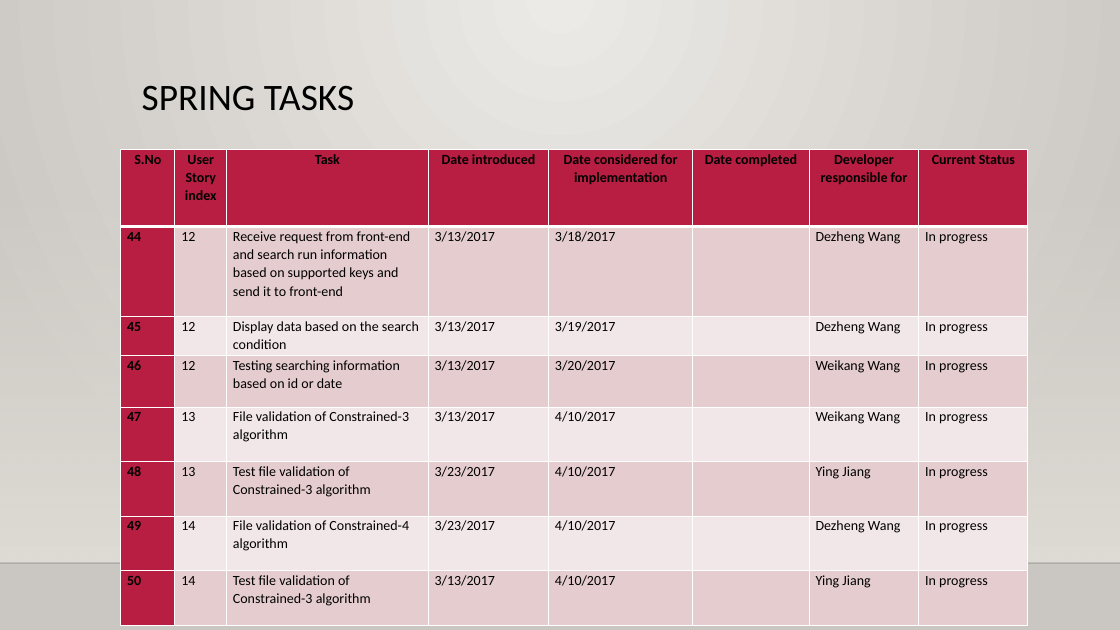
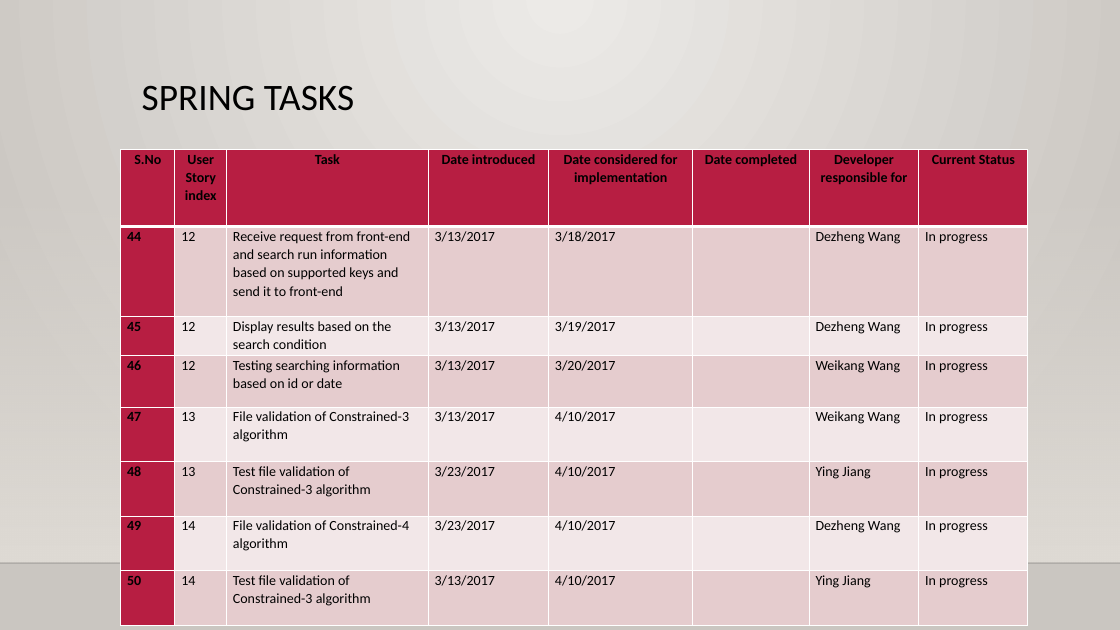
Before and after one commit to Giant-Visualize/Giant-Visualize-Multi-Agent-Patrolling, a slide deck: slide 6 of Document/GIANTS_FifthPresentation.pptx. Drawn at 1120x630 pixels with LibreOffice and Linux fonts; fonts in the diff are those of the drawing; background and template pictures are left out. Boxes give left, top, right and bottom in pixels: in the first picture for what was removed or moved away, otherwise in the second. Text is boxed around its words. In the diff, an @@ line names an element or a change of style, - is before the commit and + after.

```diff
--- a/Document/GIANTS_FifthPresentation.pptx
+++ b/Document/GIANTS_FifthPresentation.pptx
@@ table at [121,150,1029,623] @@
-row 3, column 3: Display data based on the search condition
+row 3, column 3: Display results based on the search condition
```
Also in this commit, not shown: 1 other slide changed.
